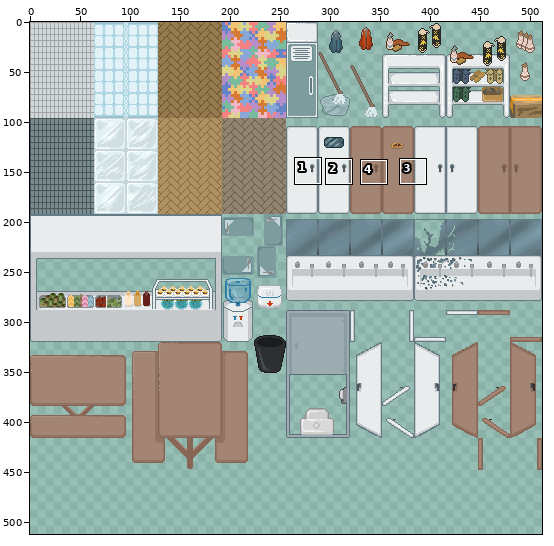
A sprite sheet gets an edit: Assets/Sprites/Definitivos/Pixel/Tiles B.png. Above, an overview of the earlier version with the close-up marked.
Close-up. Before the commit:
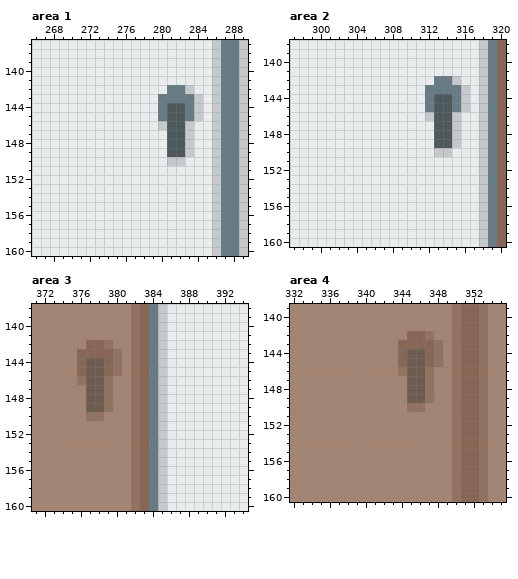
The file is 512x512 pixels. Pixels under 10% opacity are left out. Colours within 5 levels of each other are drawn and written as one. Shown: area 1: x 266..289, y 137..160; area 2: x 297..320, y 138..160; area 3: x 371..394, y 138..160; area 4: x 332..355, y 139..160. The commit also changed other parts of the picture, which this record leaves out.
The result:
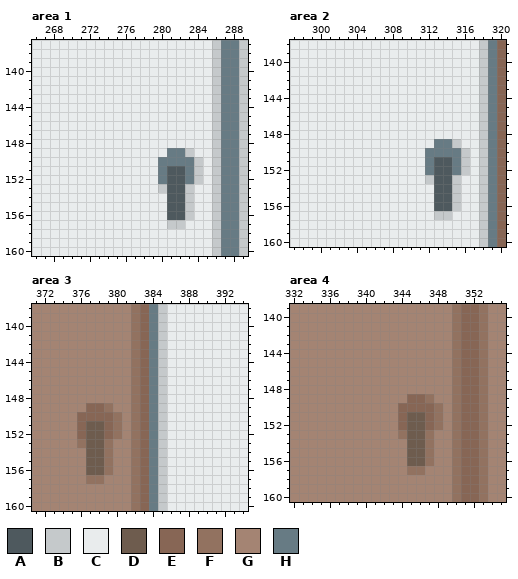
Palette (. is transparent): A #4e595e  B #c5c9cb  C #e9eced  D #6e5c4e  E #876655  F #927260  G #a48473  H #677b84
Changes in this commit:
Changed rows in their new state; - is an unchanged pixel.
Area 1:
first column x 280:
142 -CCC-
143 CCCCC
144 CCCCC
145 CCCCC
146 CCCC-
147 -CCC-
148 -CCC-
149 -HH--
150 HHHHB
151 HAAHB
152 HAAHB
153 BAAB-
154 -AAB-
155 -AAB-
156 -AAB-
157 -BB--
Area 2:
first column x 312:
142 -CCC-
143 CCCCC
144 CCCCC
145 CCCCC
146 CCCC-
147 -CCC-
148 -CCC-
149 -HH--
150 HHHHB
151 HAAHB
152 HAAHB
153 BAAB-
154 -AAB-
155 -AAB-
156 -AAB-
157 -BB--
Area 3:
first column x 376:
142 -GGG-
143 GGGGG
144 GGGGG
145 GGGGG
146 GGGG-
147 -GGG-
148 -GGG-
149 -EE--
150 EEEEF
151 EDDEF
152 EDDEF
153 FDDF-
154 -DDF-
155 -DDF-
156 -DDF-
157 -FF--
Area 4:
first column x 344:
142 -GGG-
143 GGGGG
144 GGGGG
145 GGGGG
146 GGGG-
147 -GGG-
148 -GGG-
149 -EE--
150 EEEEF
151 EDDEF
152 EDDEF
153 FDDF-
154 -DDF-
155 -DDF-
156 -DDF-
157 -FF--
